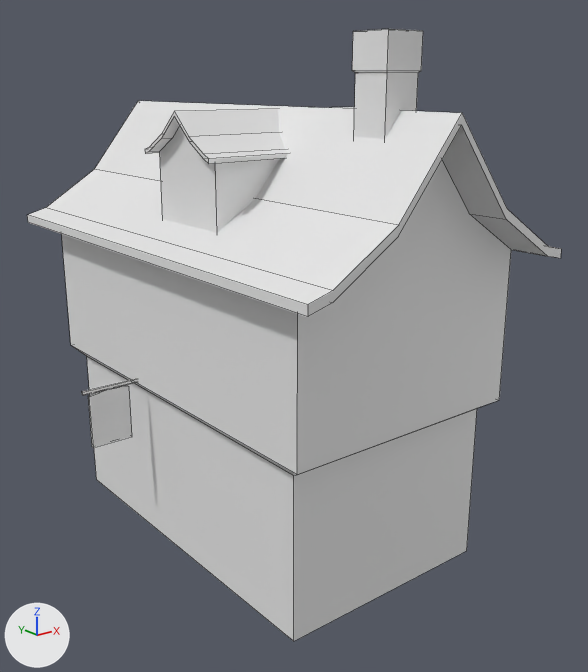
The FBX model Assets/Resources/Models/Buildings/House/Human_Villanger_house01.fbx as it was, and as the next commit left it.
Both versions are drawn from a 50 mm lens placed at (-8.42, -10.92, 8.01), pointed at (0.16, -0.19, 3.72). The lights are fixed; the arrows at lower left show +X, +Y and +Z. Mesh edges are drawn as thin lines.

Before the edit, the objects in view are built like this:
```python
me_cube_004 = bpy.data.meshes.new('Cube.004')
me_cube_004.from_pydata(...)  # 138 vertices, 90 faces; spans x -3.19..2.5, y -3.84..4.74, z 0.0..8.66
ob_cube = bpy.data.objects.new('Cube', me_cube_004)
ob_cube.location = (0.0, 0.0, 0.0)
```
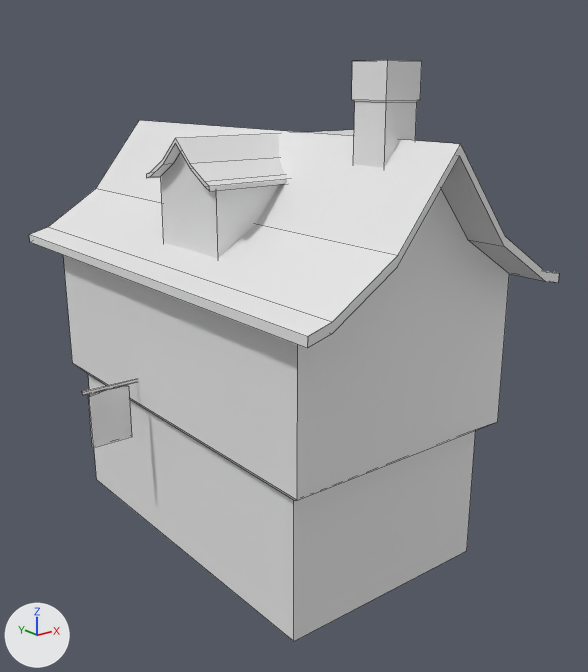
Location of each change, [x1, y1, x2, y2] in pixels of the pictures (588 x 672 px; the box of a moved part takes in the faces that stretch with it):
```json
{"object": "Cube", "change": "reshaped", "before": [27, 29, 561, 641], "after": [29, 60, 559, 641]}
{"part": 1, "of": "me_cube_004", "change": "moved or reshaped", "before": [352, 29, 423, 139], "after": [352, 60, 422, 168]}
{"part": 2, "of": "me_cube_004", "change": "moved or reshaped", "before": [145, 107, 355, 233], "after": [146, 130, 354, 258]}
{"part": 3, "of": "me_cube_004", "change": "moved or reshaped", "before": [294, 113, 561, 641], "after": [294, 144, 559, 641]}
{"part": 4, "of": "me_cube_004", "change": "moved or reshaped", "before": [27, 101, 555, 641], "after": [29, 120, 555, 641]}
```

Scene script edits in JSON lines:
```json
{"block": "me_cube_004", "where": "me_cube_004.from_pydata(...)  # 138 vertices, 90 faces; spans x -3.19..2.5, y -3.84..4.74, z 0.0..8.66"}
{"block": "me_cube_004", "where": "# used by ob_cube; location = (0.0, 0.0, 0.0)"}
{"block": "me_cube_004", "change": "me_cube_004 part 1: the loose piece of 24 vertices spanning x -0.33..0.33, y -2.79..-2.1, z 6.69..8.66 is moved by (0.0, 0.0, -0.39)"}
{"block": "me_cube_004", "change": "me_cube_004 part 2: the loose piece of 42 vertices spanning x -1.98..2.14, y -0.93..0.93, z 5.73..7.58 is moved by (0.0, 0.0, -0.39)"}
{"block": "me_cube_004", "change": "me_cube_004 part 3: all 23 vertices in x -2.55..2.5, y -3.84..-2.86, z 2.75..7.62 are moved by (0.0, 0.0, -0.39)"}
{"block": "me_cube_004", "change": "me_cube_004 part 4: all 23 vertices in x -2.55..2.5, y 3.78..4.74, z 2.75..7.62 are moved by (0.0, 0.0, -0.39)"}
```
